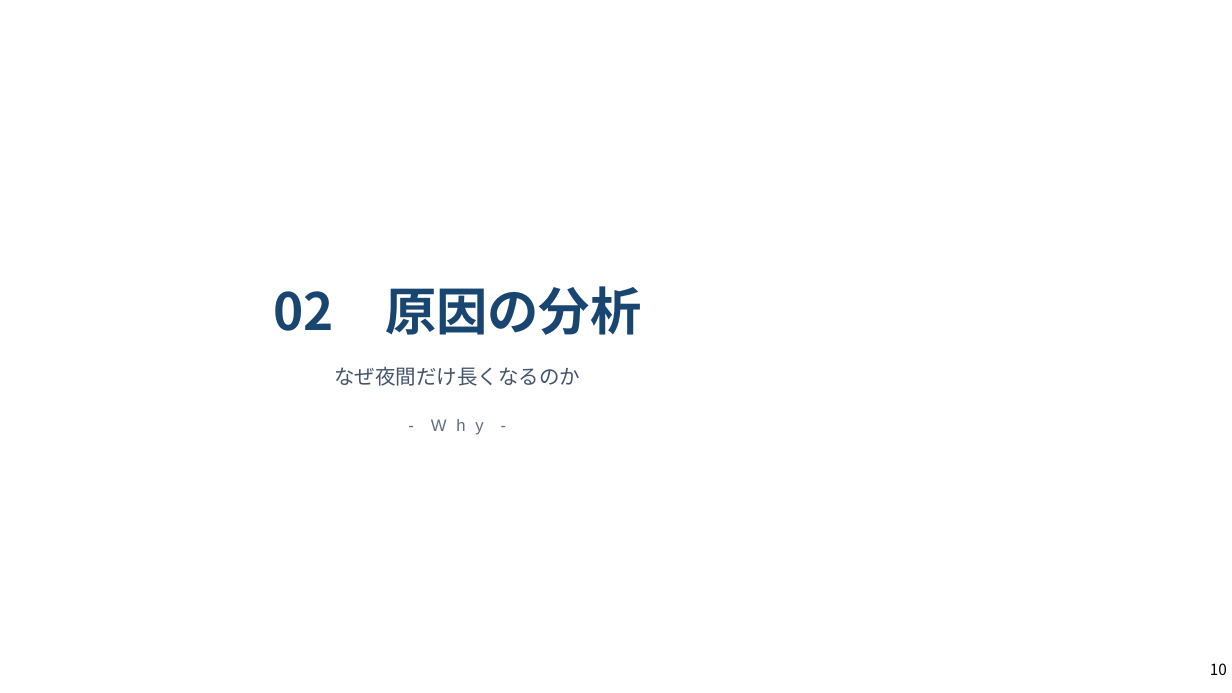
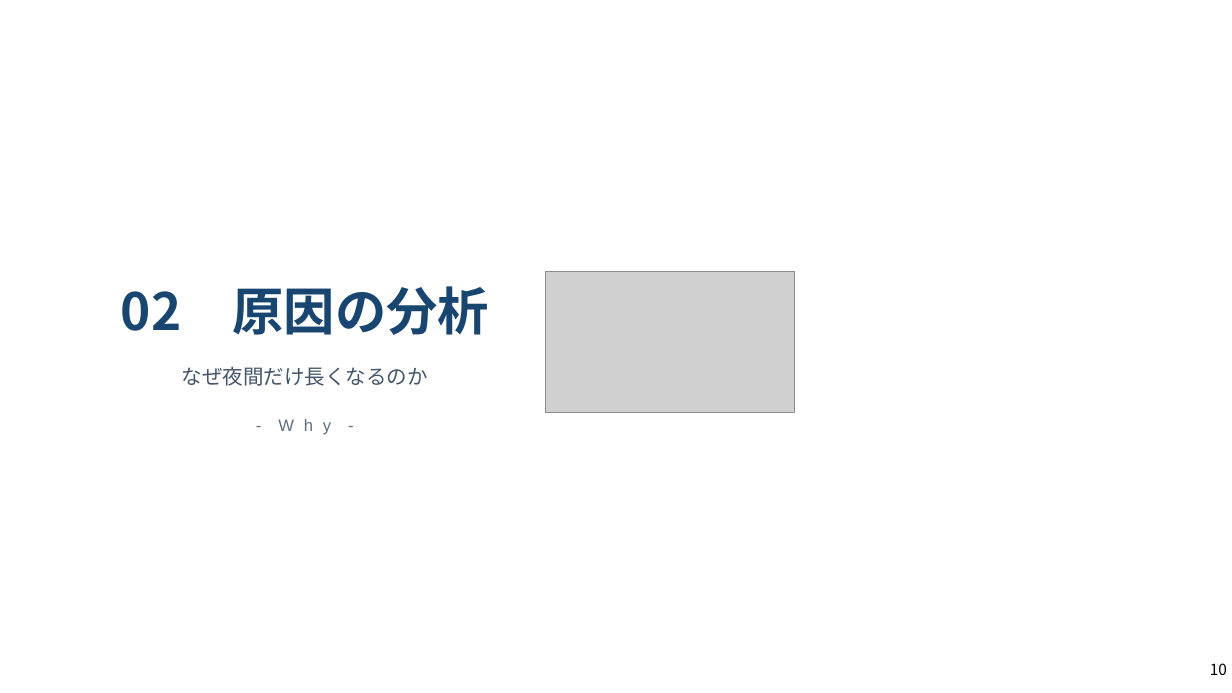
Before and after one commit to Kishi-Satoshi/slide-techvan-dist, a slide deck: slide 10 of plugins/slide-techvan/skills/slide-techvan/examples/catalog-techvan.pptx. Drawn at 1232x693 pixels with LibreOffice and Linux fonts; fonts in the diff are those of the drawing; grey boxes stand for pictures; background and template pictures are left out. Boxes give left, top, right and bottom in pixels: in the first picture for what was removed or moved away, otherwise in the second. Text is boxed around its words. In the diff, an @@ line names an element or a change of style, - is before the commit and + after.

```diff
--- a/plugins/slide-techvan/skills/slide-techvan/examples/catalog-techvan.pptx
+++ b/plugins/slide-techvan/skills/slide-techvan/examples/catalog-techvan.pptx
@@ title "02 原因の分析": place and size @@
-title "02 原因の分析" at <box>273,286,641,335</box>
+title "02 原因の分析" at <box>121,286,489,335</box>
@@ picture added at <box>545,272,795,413</box> @@
@@ text "なぜ夜間だけ長くなるのか": place and size @@
-text "なぜ夜間だけ長くなるのか" at <box>334,366,580,386</box>
+text "なぜ夜間だけ長くなるのか" at <box>182,366,428,386</box>
@@ text "- W h y -": place and size @@
-text "- W h y -" at <box>431,419,483,435</box>
+text "- W h y -" at <box>278,419,331,435</box>
```
Also in this commit, not shown: 21 other slides changed, 24 other files.
